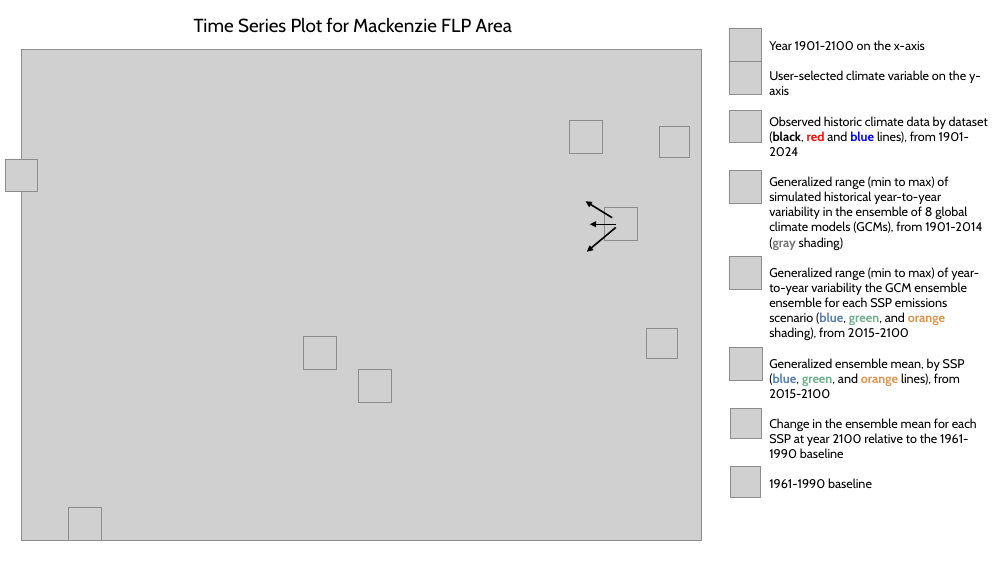
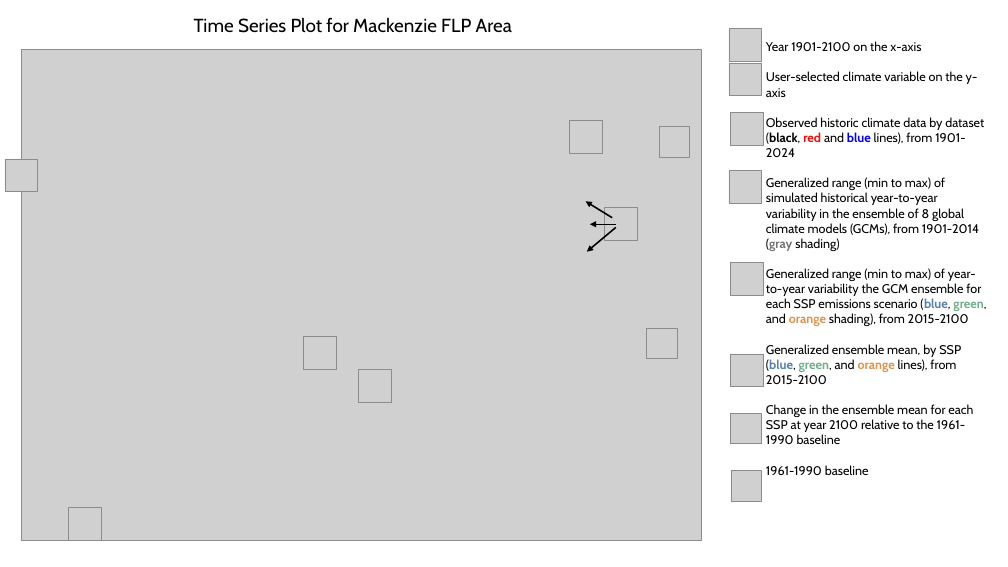
Before and after one commit to bcgov/climr-app, a slide deck: slide 1 of documentation/plot_info.pptx. Drawn at 1008x567 pixels with LibreOffice and Linux fonts; fonts in the diff are those of the drawing; grey boxes stand for pictures. Boxes give left, top, right and bottom in pixels: in the first picture for what was removed or moved away, otherwise in the second. Text is boxed around its words. In the diff, an @@ line names an element or a change of style, - is before the commit and + after.

```diff
--- a/documentation/plot_info.pptx
+++ b/documentation/plot_info.pptx
@@ text at (x1=766, y1=268, x2=986, y2=326): text changed @@
-Generalized range (min to max) of year-to-year variability the GCM ensemble ensemble for each SSP emissions scenario (blue, green, and orange shading), from 2015-2100
+Generalized range (min to max) of year-to-year variability the GCM ensemble for each SSP emissions scenario (blue, green, and orange shading), from 2015-2100
@@ 4 pictures moved together from (x1=729, y1=256, x2=763, y2=497) to (x1=730, y1=262, x2=765, y2=501) @@
```
Also in this commit, not shown: 2 other slides changed.
